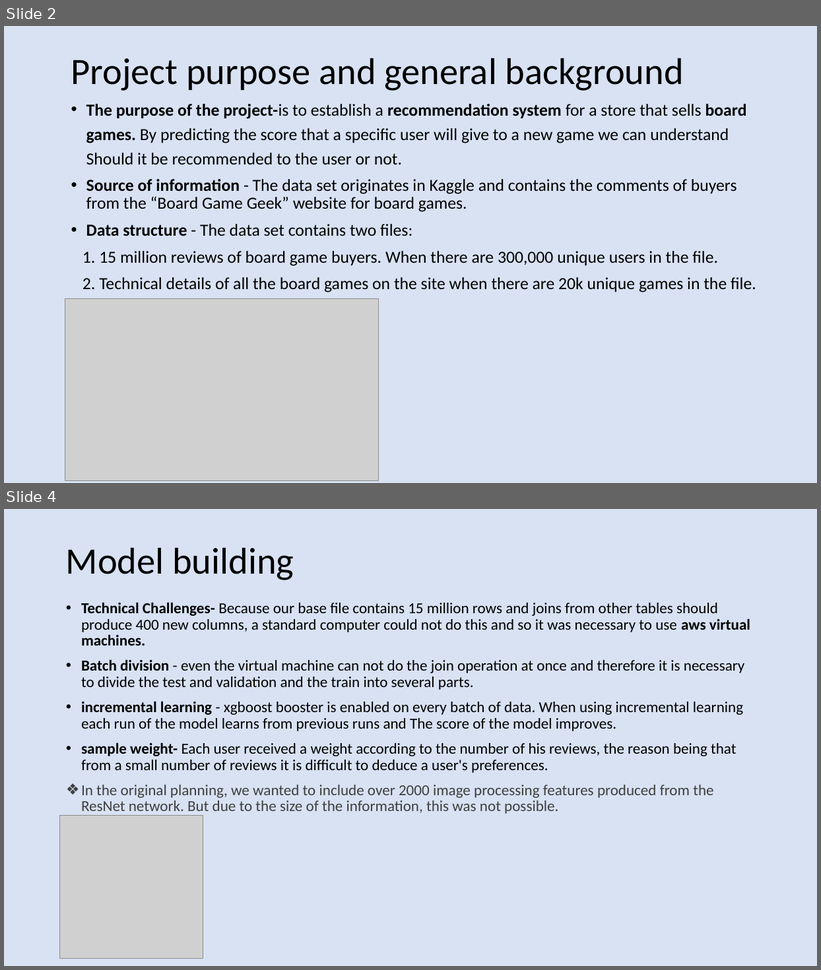
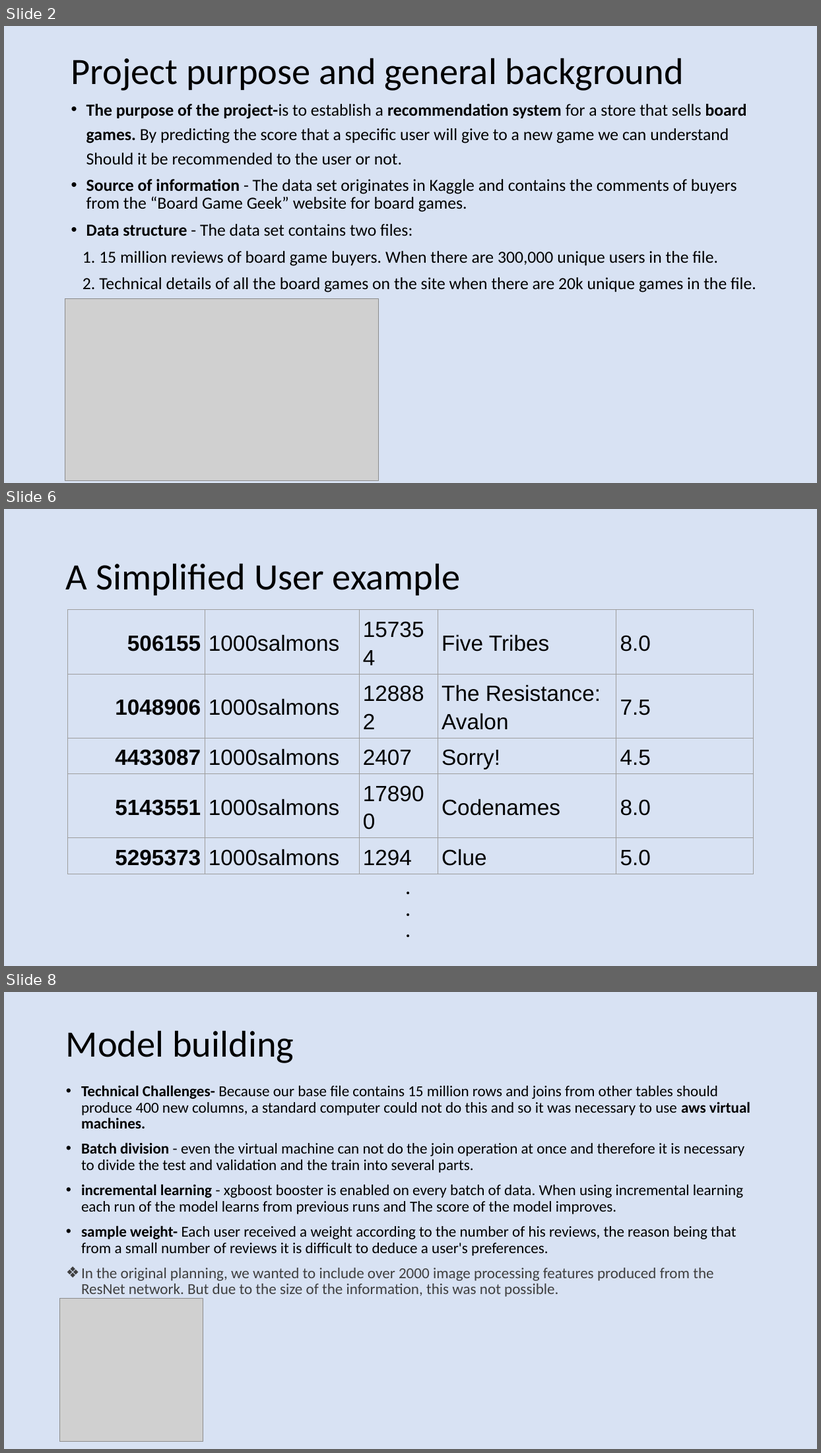
Before and after one commit to guruyaya/bgg-recommandation-model, a slide deck: Final project presentation.pptx. Shown one above the other, each under a label of ours: slides 2 and 4 before the commit, slides 2, 6 and 8 after it; the slides between them are not shown. The pictures are 821x970 and 821x1453 pixels, drawn with LibreOffice and Linux fonts; fonts in the diff are those of the drawing; grey boxes stand for pictures. Boxes give left, top, right and bottom in pixels: in the first picture for what was removed or moved away, otherwise in the second. Text is boxed around its words. In the diff, an @@ line names an element or a change of style, - is before the commit and + after.

Commit message:
Added slides that demo the user line

```diff
--- a/Final project presentation.pptx
+++ b/Final project presentation.pptx
@@ slide 6 added at (4, 509, 817, 966), background #D8E2F3 @@
@@ title added at (66, 563, 460, 595), 44 pt, text #000000 @@
+A Simplified User example
@@ table added at (67, 609, 754, 869), 5 rows, 5 columns @@
+506155 | 1000salmons | 157354 | Five Tribes | 8.0
+1048906 | 1000salmons | 128882 | The Resistance: Avalon | 7.5
+4433087 | 1000salmons | 2407 | Sorry! | 4.5
+5143551 | 1000salmons | 178900 | Codenames | 8.0
+5295373 | 1000salmons | 1294 | Clue | 5.0
@@ text added at (180, 871, 637, 948), 21 pt, text #000000, bold @@
+.
+.
+.
@@ what was slide 4 is now slide 8 @@
```
Also in this commit, not shown: 3 other slides added, 2 slides removed.
